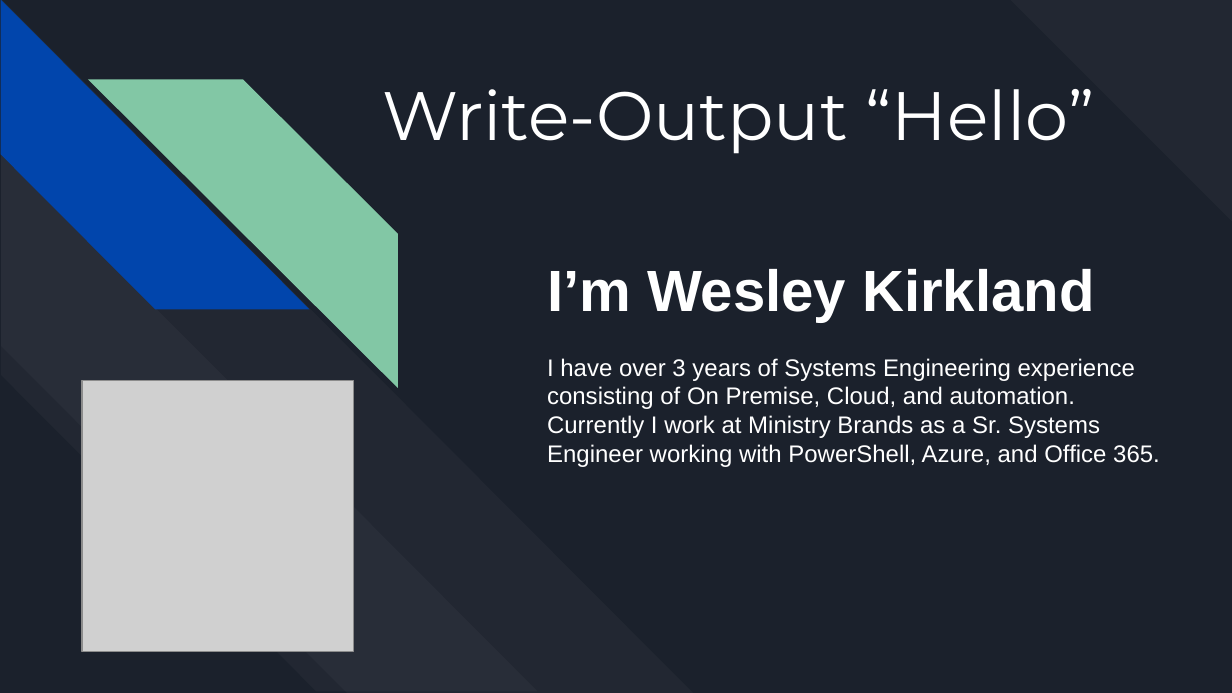
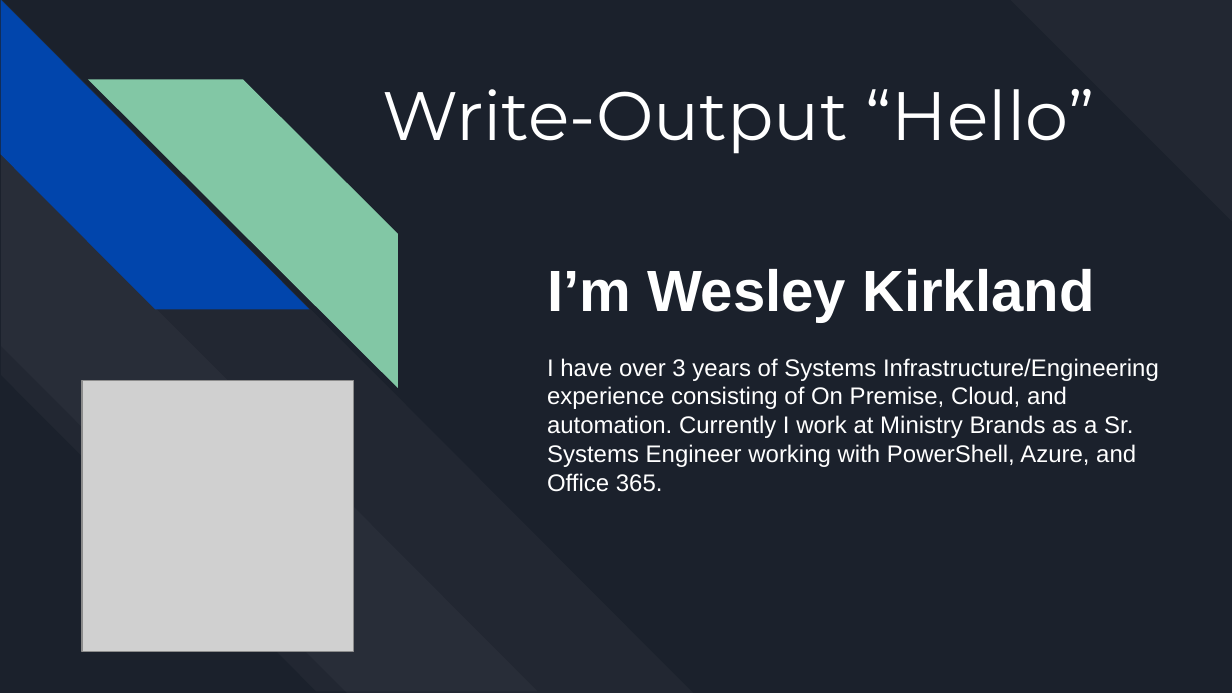
Before and after one commit to wesleykirkland/PowerShell-Email-Security, a slide deck: slide 3 of Presentation/Email Security.pptx (slide 2 before the commit). Drawn at 1232x693 pixels with LibreOffice and Linux fonts; fonts in the diff are those of the drawing; grey boxes stand for pictures. Boxes give left, top, right and bottom in pixels: in the first picture for what was removed or moved away, otherwise in the second. Text is boxed around its words. In the diff, an @@ line names an element or a change of style, - is before the commit and + after.

Commit message:
New presentation

```diff
--- a/Presentation/Email Security.pptx
+++ b/Presentation/Email Security.pptx
@@ subtitle at (547, 358, 1159, 492): text changed @@
-I have over 3 years of Systems Engineering experience consisting of On Premise, Cloud, and automation. Currently I work at Ministry Brands as a Sr. Systems Engineer working with PowerShell, Azure, and Office 365.
+I have over 3 years of Systems Infrastructure/Engineering experience consisting of On Premise, Cloud, and automation. Currently I work at Ministry Brands as a Sr. Systems Engineer working with PowerShell, Azure, and Office 365.
```
Also in this commit, not shown: 10 other slides changed, 4 slides added.
